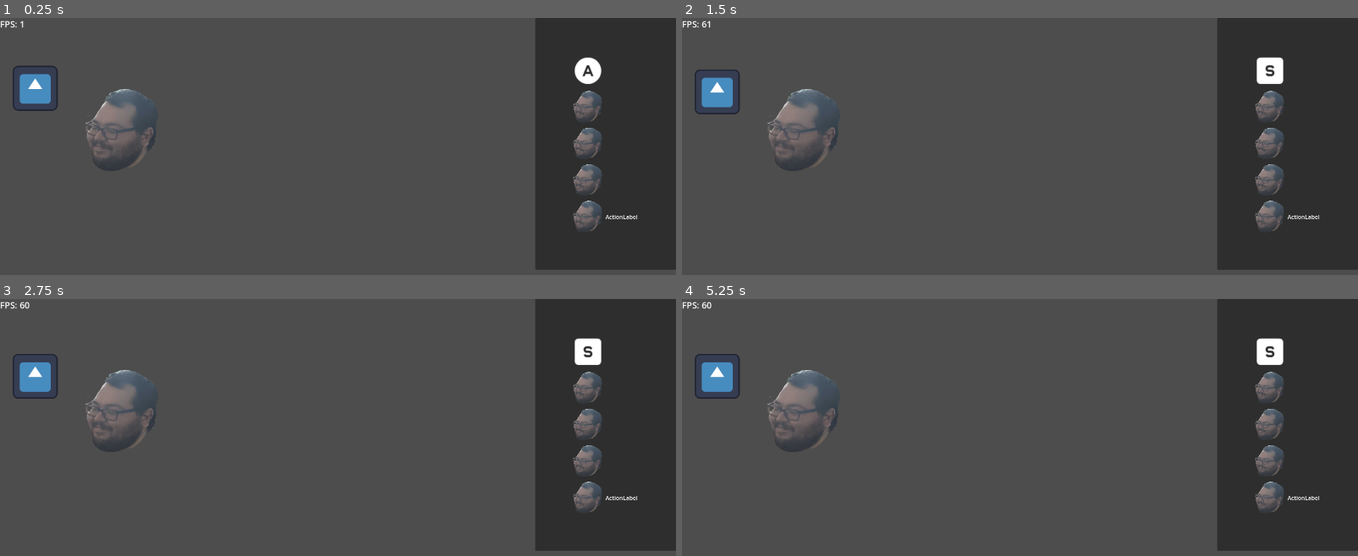
Above: before the commit, frames 1-4 (two rows, left to right).
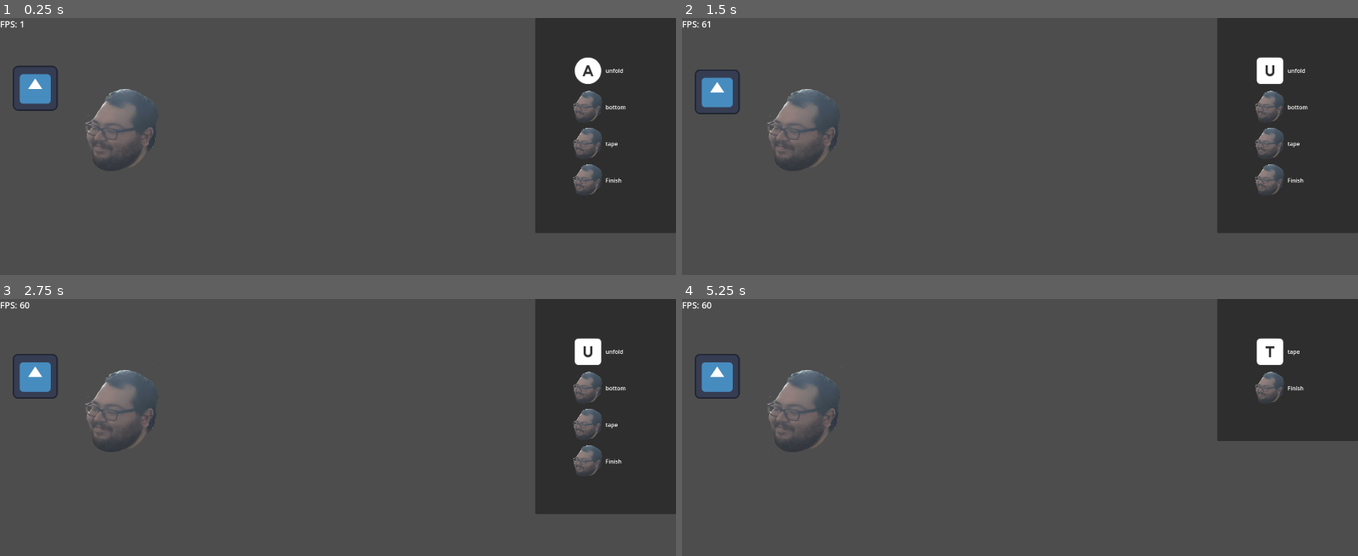
Above: after the commit, the same moments.

Repository: gabeochoa/prime_pressure
Game: Godot game, scene res://scenes/levels/level.tscn
Two runs of this game, one before a commit and one after it. Both use one fixed random seed, a clock stepped at 60 frames per second and the inputs below. The engine's default icon, where the game draws it, is replaced by a stand-in: a white triangle on a blue panel in a dark square.
Inputs (mouse positions are in pixels of both pictures, inside the frame that each line leads up to):
- Up to frame 1 (0.25 s): no input
- Up to frame 2 (1.5 s): tap Enter at 0.5, 0.6 s; move the mouse to (1074, 151) at 0.52 s; hold W 0.53-1.28 s; click (1074, 151) at 0.67 s; tap Z at 0.8, 1.35 s; move the mouse to (1290, 71) at 1.27 s; hold A from 1.28 s (still down); click (1290, 71) at 1.42 s
- Up to frame 3 (2.75 s): tap Enter at 1.55, 2.1 s; tap Space at 2 s; move the mouse to (608, 388) at 2.02 s; release A at 2.03 s; hold W from 2.03 s (still down); click (608, 388) at 2.17 s; tap Z at 2.3 s
- Up to frame 4 (5.25 s): tap Enter at 2.75, 3.05, 4.25, 4.55 s; move the mouse to (1290, 424) at 2.77 s; tap Z at 2.85, 3.8 s; click (1290, 424) at 2.92 s; tap Space at 3.5, 5 s; move the mouse to (1290, 460) at 3.52 s; release W at 3.53 s; hold A from 3.53 s (still down); tap F at 3.6 s; click (1290, 460) at 3.67 s; move the mouse to (1290, 496) at 4.27 s; tap U at 4.35 s; click (1290, 496) at 4.42 s; move the mouse to (1053, 489) at 5.02 s; tap B at 5.1 s; click (1053, 489) at 5.17 s

The runs differ from the first frame. In frame 1, 3.4% of the frame differs, in the area x 79-100%, y 19-99%; in frame 2, 3.5%; in frame 3, 3.5%; in frame 4, 8.8%, in the area x 79-100%, y 18-99%.

Commit message:
trying to support groups

Diff:
--- a/action_data.gd
+++ b/action_data.gd
@@ -56,14 +56,14 @@
 
 func get_image_for_key()-> Texture2D:
 	const prefix = "res://graphics/controls/keyboard_default/"
-	var make_keyboard = func(name): return prefix +  "keyboard_%s.png"%name
+	var make_keyboard = func(key_name): return prefix +  "keyboard_%s.png"%key_name
 
 	match key:
 		var letter when key >= KEY_A and key <= KEY_Z:
-			var pos :int = key - KEY_A
+			var pos :int = letter - KEY_A
 			var character: int = 65 + pos
 			var keyfile = make_keyboard.call(String.chr(character))
-			print(keyfile)
+			#print(keyfile)
 			return load(keyfile)
 		KEY_ENTER:
 			return load(make_keyboard.call("enter"))
@@ -73,8 +73,8 @@
 
 func get_image_for_gamepad()-> Texture2D:
 	const prefix = "res://graphics/controls/xbox_default/"
-	var make_button= func(name): return prefix +  "xbox_button_%s.png"%name
-	var make_= func(name): return prefix +  "xbox_%s.png"%name
+	var make_button= func(button_name): return prefix +  "xbox_button_%s.png"%button_name
+	var make_= func(button_name): return prefix +  "xbox_%s.png"%button_name
 	match gamepad:
 		"action_one":
 			return load(make_button.call("a"))
--- /dev/null
+++ b/action_group.gd
@@ -0,0 +1,78 @@
+class_name ActionGroup
+
+var children: Array[ActionGroup]
+var actions: Array[ActionListener]
+var is_vertical: bool = true
+
+var action_index: int = 0
+var children_index: int =0
+
+func add_actions(acts: Array[ActionListener]) -> ActionGroup:
+	actions = acts
+	return self
+
+func add_child(child: ActionGroup) -> ActionGroup:
+	children.append(child)
+	return self
+
+func set_vertical(v: bool) -> ActionGroup:
+	is_vertical = v
+	return self
+
+func has_next() -> bool:
+	if action_index < actions.size(): return true
+	return children_index < children.size() and children[children_index].has_next()
+
+func for_each_active(cb: Callable) -> void:
+	var _old_action_index = action_index
+	var _old_children_index = children_index
+
+	# this would be a Array[Array[int]] but nested types arent allowed
+	var children_indexes = []
+	for child in children:
+		children_indexes.append(
+			[
+				child.action_index,
+				child.children_index
+			]
+		)
+
+	while(true):
+		var action = get_current_action()
+		increment_action_index()
+
+		if action == null or action.is_empty:
+			break
+		if action.is_not_active():
+			continue
+		cb.call(action)
+
+	action_index = _old_action_index
+	children_index = _old_children_index
+
+	var i = 0
+	for child in children:
+		child.action_index = children_indexes[i][0]
+		child.children_index= children_indexes[i][1]
+		i+=1
+
+func get_current_child_action() -> ActionListener:
+	if !children.size(): return ActionListener.get_empty()
+	if children_index >= children.size(): return ActionListener.get_empty()
+	return children[children_index].get_current_action()
+
+func get_current_action() -> ActionListener:
+	if action_index >= actions.size():
+		return get_current_child_action()
+	return actions[action_index]
+
+func increment_action_index():
+	action_index += 1
+	if action_index < actions.size(): return
+	if !children.size(): return
+
+	var child = children[children_index]
+	if child.has_next():
+		child.increment_action_index()
+		return
+	children_index += 1
--- /dev/null
+++ b/action_listener.gd
@@ -0,0 +1,25 @@
+class_name ActionListener
+
+var data: ActionData
+var is_empty: bool = false
+
+func _init(action_data: ActionData):
+	data = action_data
+
+func is_active() -> bool:
+	return !is_empty
+
+func action(_screen: Screen):
+	assert(false, "class " + data.name + " needs to implement action()")
+	return false
+
+func is_not_active() -> bool:
+	return !is_active()
+
+func set_empty(b: bool):
+	is_empty = b
+
+static func get_empty() -> ActionListener :
+	return ActionListener.new(
+			ActionData.new().set_active(false)
+		).set_empty(true)
--- a/project.godot
+++ b/project.godot
@@ -10,7 +10,7 @@
 
 [application]
 
-config/name="csd"
+config/name="Prime Pressure"
 run/main_scene="res://scenes/levels/level.tscn"
 config/features=PackedStringArray("4.2", "GL Compatibility")
 config/icon="res://icon.svg"
@@ -39,7 +39,18 @@
 }
 action_three={
 "deadzone": 0.5,
-"events": []
+"events": [Object(InputEventJoypadButton,"resource_local_to_scene":false,"resource_name":"","device":-1,"button_index":2,"pressure":0.0,"pressed":true,"script":null)
+]
+}
+action_four={
+"deadzone": 0.5,
+"events": [Object(InputEventJoypadButton,"resource_local_to_scene":false,"resource_name":"","device":-1,"button_index":3,"pressure":0.0,"pressed":true,"script":null)
+]
+}
+action_finish={
+"deadzone": 0.5,
+"events": [Object(InputEventJoypadButton,"resource_local_to_scene":false,"resource_name":"","device":-1,"button_index":10,"pressure":0.0,"pressed":true,"script":null)
+]
 }
 
 [rendering]
--- a/scenes/levels/action_label.gd
+++ b/scenes/levels/action_label.gd
@@ -1,7 +1,6 @@
 class_name ActionLabel extends Control
 
 @onready var richLabel: RichTextLabel = %RichTextLabel
-
 
 var data: ActionData
 
@@ -11,17 +10,17 @@
 
 # Called when the node enters the scene tree for the first time.
 func _ready():
-	print("create action label")
 	update_ui()
-	pass # Replace with function body.
 
 func update_ui():
+	print("update action label ui ", data.name)
 	set_custom_minimum_size(Vector2(200, 100))
 	var image = data.get_image()
 	richLabel.add_image(image, 100, 100)
-	if !data.hide_label:
-		richLabel.add_text(name)
+	richLabel.add_text(data.name)
+	#if !data.hide_label:
+		#richLabel.add_text(data.name)
 
 # Called every frame. 'delta' is the elapsed time since the previous frame.
-func _process(delta):
+func _process(_delta):
 	pass
--- a/scenes/levels/level.tscn
+++ b/scenes/levels/level.tscn
@@ -2,18 +2,39 @@
 
 [ext_resource type="Script" path="res://scenes/scripts/level.gd" id="1_hgata"]
 [ext_resource type="Texture2D" uid="uid://cwth3ikns67q8" path="res://icon.svg" id="1_ikucx"]
-[ext_resource type="Script" path="res://scenes/scripts/logo.gd" id="2_cbayv"]
 [ext_resource type="PackedScene" uid="uid://b5o3tgfdgtldw" path="res://scenes/player.tscn" id="2_el2g4"]
 [ext_resource type="PackedScene" uid="uid://dphqnxcitwuq3" path="res://scenes/levels/fps_layer.tscn" id="5_70lhp"]
 [ext_resource type="Script" path="res://scenes/scripts/sophie.gd" id="6_hwhkf"]
 [ext_resource type="PackedScene" uid="uid://2ewk74lau0jq" path="res://scenes/action_label.tscn" id="7_0c7d6"]
+
+[sub_resource type="GDScript" id="GDScript_3kxpc"]
+script/source = "extends Sprite2D
+
+var pos: Vector2 = Vector2.ZERO
+const speed: int = 10
+
+func _unhandled_input(event):
+	if event is InputEventKey:
+		if event.pressed and event.keycode == KEY_W:
+			pos.y += 10
+
+
+# Called when the node enters the scene tree for the first time.
+func _ready():
+	pos = Vector2(100, 200);
+
+
+# Called every frame. 'delta' is the elapsed time since the previous frame.
+func _process(_delta):
+	position = pos
+"
 
 [node name="Level" type="Node2D"]
 script = ExtResource("1_hgata")
 
 [node name="logo" type="Sprite2D" parent="."]
 texture = ExtResource("1_ikucx")
-script = ExtResource("2_cbayv")
+script = SubResource("GDScript_3kxpc")
 
 [node name="player_scn" parent="." instance=ExtResource("2_el2g4")]
 position = Vector2(348, 322)
--- a/scenes/scripts/fps_value.gd
+++ b/scenes/scripts/fps_value.gd
@@ -1,11 +1,4 @@
 extends RichTextLabel
 
-
-# Called when the node enters the scene tree for the first time.
-func _ready():
-	pass # Replace with function body.
-
-
-# Called every frame. 'delta' is the elapsed time since the previous frame.
-func _process(delta):
+func _process(_delta):
 	text = "FPS: " + str(Engine.get_frames_per_second())
--- a/scenes/scripts/logo.gd
+++ /dev/null
@@ -1,19 +0,0 @@
-extends Sprite2D
-
-var pos: Vector2 = Vector2.ZERO
-const speed: int = 10
-
-func _unhandled_input(event):
-	if event is InputEventKey:
-		if event.pressed and event.keycode == KEY_W:
-			pos.y += 10
-
-
-# Called when the node enters the scene tree for the first time.
-func _ready():
-	pos = Vector2(100, 200);
-
-
-# Called every frame. 'delta' is the elapsed time since the previous frame.
-func _process(delta):
-	position = pos
--- a/scenes/scripts/sophie.gd
+++ b/scenes/scripts/sophie.gd
@@ -1,26 +1,4 @@
 extends Node2D
-
-class ActionListener:
-
-	var data: ActionData
-
-	func _init(action_data: ActionData):
-		data = action_data
-
-	func from_raw(name: String, key: Key):
-		data.name = name
-		data.key = key
-		return self
-
-	func is_active() -> bool:
-		return true
-
-	func action(screen: Screen):
-		assert(false, "class " + data.name + " needs to implement action()")
-		return false
-
-	func is_not_active() -> bool:
-		return !is_active()
 
 
 '''
@@ -54,35 +32,6 @@
 		t
 '''
 
-class Screen:
-	class CompleteAction extends ActionListener:
-		func _init():
-			super(
-				ActionData.new()
-				.set_name("Finish")
-				.set_key(KEY_ENTER)
-				.set_gamepad("action_finish")
-			)
-
-		func action(screen:Screen):
-			print("screen " + screen.name + " complete")
-			screen.complete = true;
-
-	var complete: bool
-	var name: String
-	var config : Array[ActionListener]
-	var is_dirty: bool = true
-
-	func _init(n: String, c: Array[ActionListener]):
-		name = n
-		config = c
-
-	func is_active() -> bool:
-		assert(false, "class " + name + " needs to implement is_active()")
-		return false
-
-	func is_not_active() -> bool:
-		return !is_active()
 
 
 class BoxScreen extends Screen:
@@ -95,7 +44,7 @@
 			)
 
 		func action(screen:Screen):
-			print(data.name)
+			print("on action triggered: ", data.name)
 			screen.next()
 
 	class BoxBottom extends ActionListener:
@@ -107,7 +56,7 @@
 			)
 
 		func action(screen:Screen):
-			print(data.name)
+			print("on action triggered: ", data.name)
 			screen.next()
 
 	class BoxTape extends ActionListener:
@@ -119,23 +68,29 @@
 			)
 
 		func action(screen:Screen):
-			print(data.name)
-			screen.next()
-
-	var enabled: int
-
-	func next():
+			print("on action triggered: ", data.name)
+			screen.next()
+
+	func next(first_run: bool = false):
 		is_dirty = true
-		enabled += 1
+
+		if !first_run:
+			active_action.data.set_active(false)
+			config.increment_action_index()
+
+		active_action = config.get_current_action()
+		active_action.data.set_active(true)
+
+		print("next_iter, current action is ", active_action.data.name)
 
 	func _init():
-		super("box", [
+		super("box", ActionGroup.new().add_actions([
 			BoxUnfold.new(),
 			BoxBottom.new(),
 			BoxTape.new(),
 			CompleteAction.new()
-		])
-		enabled = 0;
+		]))
+		next(true)
 
 	func is_complete() -> bool:
 		return complete
@@ -144,17 +99,7 @@
 		return !is_complete()
 
 	func is_active_action(action: ActionListener) -> bool:
-		for i in range(0, config.size()):
-			if enabled != i:
-				continue
-			var act = config[i]
-			if action.data.name != act.data.name:
-				#print("action names didnt match %s and %s" % [action.name, act.name])
-				continue
-			return act.is_active();
-		return false
-
-
+		return action.data.name == active_action.data.name
 
 class OrderScreen extends Screen:
 	class OrderLetter extends ActionListener:
@@ -171,25 +116,31 @@
 			screen.next()
 
 	func create_order_letter(item: String):
-		var list: Array[ActionListener]
+		var list: Array[ActionListener] = []
 		for character in item:
-			var char: int = character.to_ascii_buffer()[0] - "A".to_ascii_buffer()[0]
-			var key: Key = char + KEY_A
+			var char_as_int: int = character.to_ascii_buffer()[0] - "A".to_ascii_buffer()[0]
+			var key: Key = (char_as_int as Key) + KEY_A
 			#print(" idk char %s %s %s key %s" % [character, character.to_ascii_buffer()[0], char, key])
 			list.append(OrderLetter.new(key))
 		return list
 
-	var enabled: int
-
 	func next():
 		is_dirty = true
-		enabled += 1
+		active_action = config.get_current_action()
 
 	func _init():
-		var actions = create_order_letter("SHAM")
-		actions.append_array( [ CompleteAction.new() ] )
-		super("order", actions)
-		enabled = 0;
+		var group = (
+			ActionGroup.new()
+			.add_child(
+				ActionGroup.new().add_actions(
+						create_order_letter("SHAM")
+					)
+			)
+			.add_actions(
+				[CompleteAction.new()]
+			))
+		super("order", group)
+		next()
 
 	func is_complete() -> bool:
 		return complete
@@ -198,17 +149,7 @@
 		return !is_complete()
 
 	func is_active_action(action: ActionListener) -> bool:
-		for i in range(0, config.size()):
-			if enabled != i:
-				continue
-			var act = config[i]
-			if action.data.name != act.data.name:
-				#print("action names didnt match %s and %s" % [action.name, act.name])
-				continue
-			return act.is_active();
-		return false
-
-
+		return action.data.name == active_action.data.name and action.is_active()
 
 
 var action_index = 0;
@@ -220,18 +161,14 @@
 ]
 
 var screens: Array = [
+	BoxScreen.new(),
 	OrderScreen.new(),
-	BoxScreen.new()
 ]
 
 var using_controller: bool = true
 @export var action_label_scene: PackedScene
 @onready var screen_container: GridContainer =  %GridContainer
 
-# Called when the node enters the scene tree for the first time.
-func _ready():
-	pass # Replace with function body.
-
 func assign_inputs_for_action(screen:Screen, action:ActionListener):
 	if action.data.gamepad.length() != 0:
 		return
@@ -243,23 +180,10 @@
 	action.data.gamepad = actions[action_index]
 	action_index += 1
 
-func handle_input_for_action(screen:Screen, action: ActionListener):
-	if !screen.is_active_action(action):
-		return
-
-	assign_inputs_for_action(screen,action)
-
-	if Input.is_key_pressed(action.data.key) or Input.is_action_just_pressed(action.data.gamepad):
-		action.action(screen)
-		get_viewport().set_input_as_handled()
-		return
-
-
 # this cant be Array[Screen] because godot deletes the inner type idk
 func get_active_screens() -> Array:
 	return screens.filter(func(screen): return screen.is_active())
 
-
 func _unhandled_input(event):
 	action_index = 0
 	var old_controller = using_controller
@@ -273,15 +197,25 @@
 		print("using keyboard")
 
 	for screen in get_active_screens():
-		for action in screen.config:
+		var action = screen.active_action
+		if action.is_active():
 			if old_controller != using_controller:
 				screen.is_dirty = true
-			handle_input_for_action(screen, action)
+			if !screen.is_active_action(action):
+				continue
+
+			if Input.is_key_pressed(action.data.key) or Input.is_action_just_pressed(action.data.gamepad):
+				print("action ", action.data.name, action.data.gamepad)
+				action.action(screen)
+				get_viewport().set_input_as_handled()
+				return
 
 	#if event.pressed and event.keycode == KEY_W:
 	#get_viewport().set_input_as_handled()
 
 func create_action_button(screen: Screen, action: ActionListener) -> Control :
+	assign_inputs_for_action(screen, action)
+
 	var label = action_label_scene.instantiate().with_data(
 		action.data
 		.set_is_controller(using_controller)
@@ -290,6 +224,7 @@
 
 	if action.data.hide_label:
 		label.data.hide_label = true
+
 	var wrapper = MarginContainer.new()
 	wrapper.add_child(label)
 	wrapper.add_theme_constant_override("theme_override_constants/margin_left", 100)
@@ -312,12 +247,14 @@
 
 	for child in children:
 		child.queue_free()
-	for action in active_screen.config:
-		assign_inputs_for_action(active_screen,action)
-		var action_ui = create_action_button(active_screen, action)
-		screen_container.add_child(action_ui)
-
-# Called every frame. 'delta' is the elapsed time since the previous frame.
-func _process(delta):
+
+	active_screen.config.for_each_active(
+		func (action):
+			screen_container.add_child(
+				create_action_button(active_screen, action)
+			)
+	)
+
+func _process(_delta):
 	render_actions()
 	pass
--- /dev/null
+++ b/screen.gd
@@ -0,0 +1,31 @@
+class_name Screen
+
+class CompleteAction extends ActionListener:
+	func _init():
+		super(
+			ActionData.new()
+			.set_name("Finish")
+			.set_key(KEY_ENTER)
+			.set_gamepad("action_finish")
+		)
+
+	func action(screen:Screen):
+		print("screen " + screen.name + " complete")
+		screen.complete = true;
+
+var complete: bool
+var name: String
+var config : ActionGroup
+var active_action: ActionListener = ActionListener.get_empty()
+var is_dirty: bool = true
+
+func _init(n: String, c: ActionGroup):
+	name = n
+	config = c
+
+func is_active() -> bool:
+	assert(false, "class " + name + " needs to implement is_active()")
+	return false
+
+func is_not_active() -> bool:
+	return !is_active()
